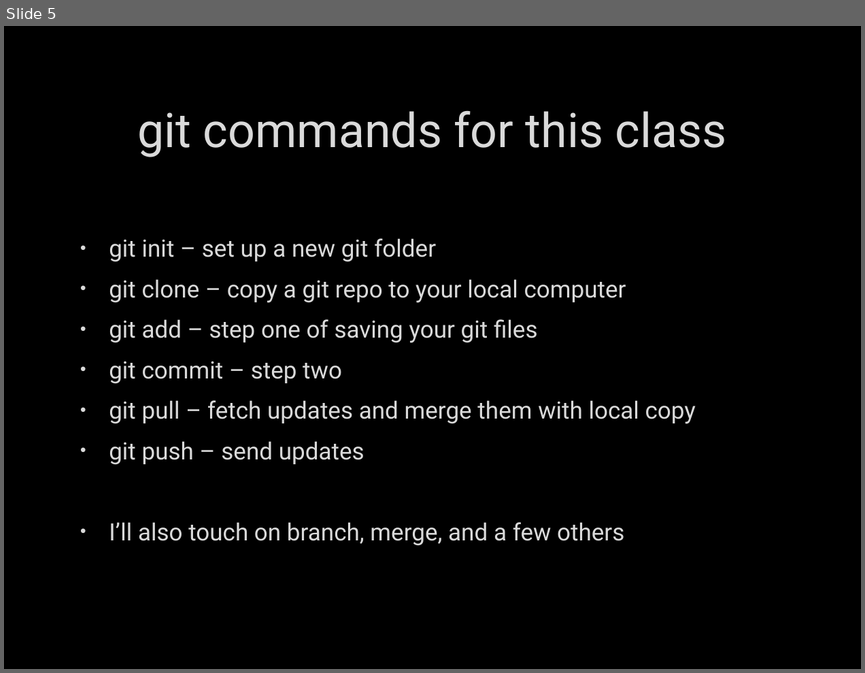
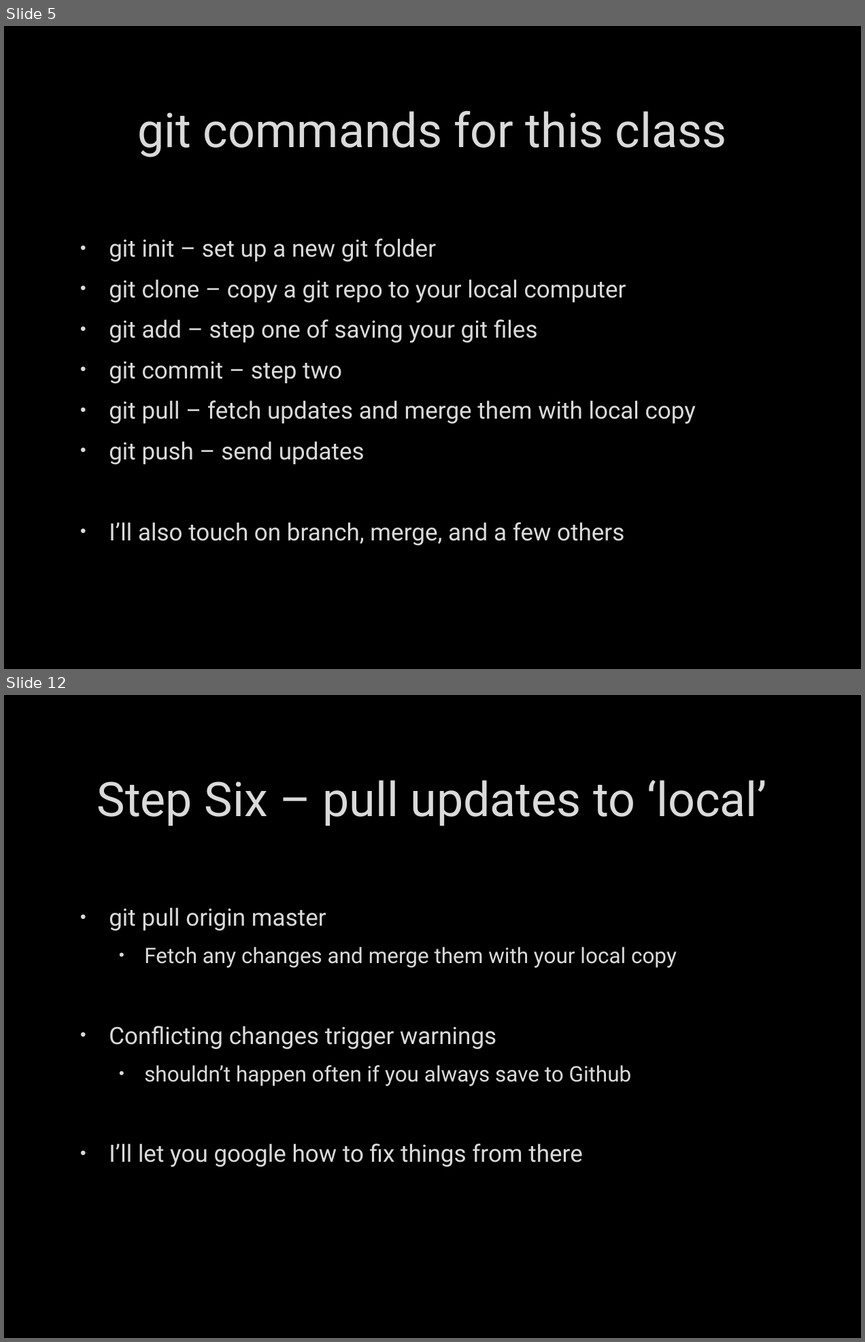
Before and after one commit to fdmast/Pabio536, a slide deck: C1_Introduction/ClassOne.GithubIntro.pptx. Shown one above the other, each under a label of ours: slide 5 before the commit, slides 5 and 12 after it; the slides between them are not shown. The pictures are 865x673 and 865x1342 pixels, drawn with LibreOffice and Linux fonts; fonts in the diff are those of the drawing; background and template pictures are left out. Boxes give left, top, right and bottom in pixels: in the first picture for what was removed or moved away, otherwise in the second. Text is boxed around its words. In the diff, an @@ line names an element or a change of style, - is before the commit and + after.

```diff
--- a/C1_Introduction/ClassOne.GithubIntro.pptx
+++ b/C1_Introduction/ClassOne.GithubIntro.pptx
@@ slide 12 added at bbox=[4, 695, 861, 1338], background picture (left out) @@
@@ title added at bbox=[97, 780, 766, 826], 40 pt, text #DADADA @@
+Step Six – pull updates to ‘local’
@@ text added at bbox=[109, 907, 677, 1167], 20 pt, text #DADADA @@
+• git pull origin master
+  • Fetch any changes and merge them with your local copy
+• Conflicting changes trigger warnings
+  • shouldn’t happen often if you always save to Github
+• I’ll let you google how to fix things from there
```
Also in this commit, not shown: 1 slide changed, 8 other slides added, 7 other files.
